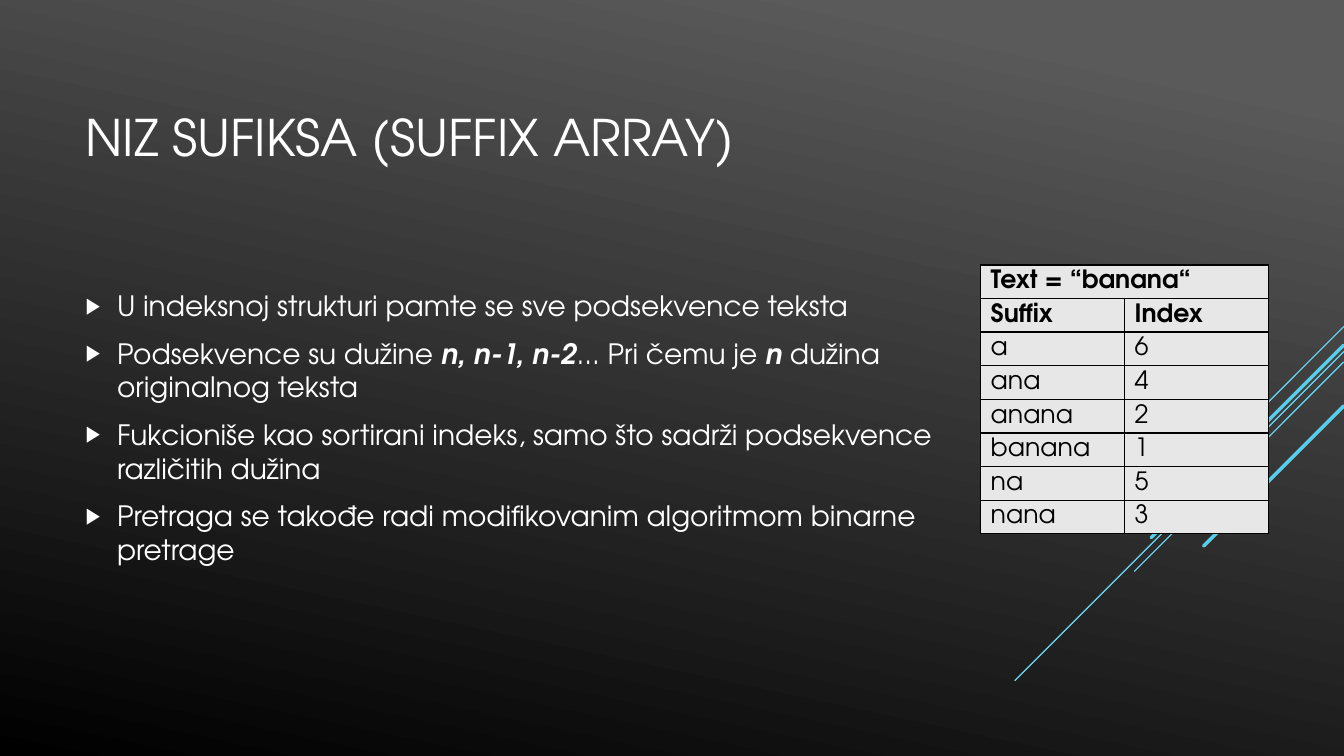
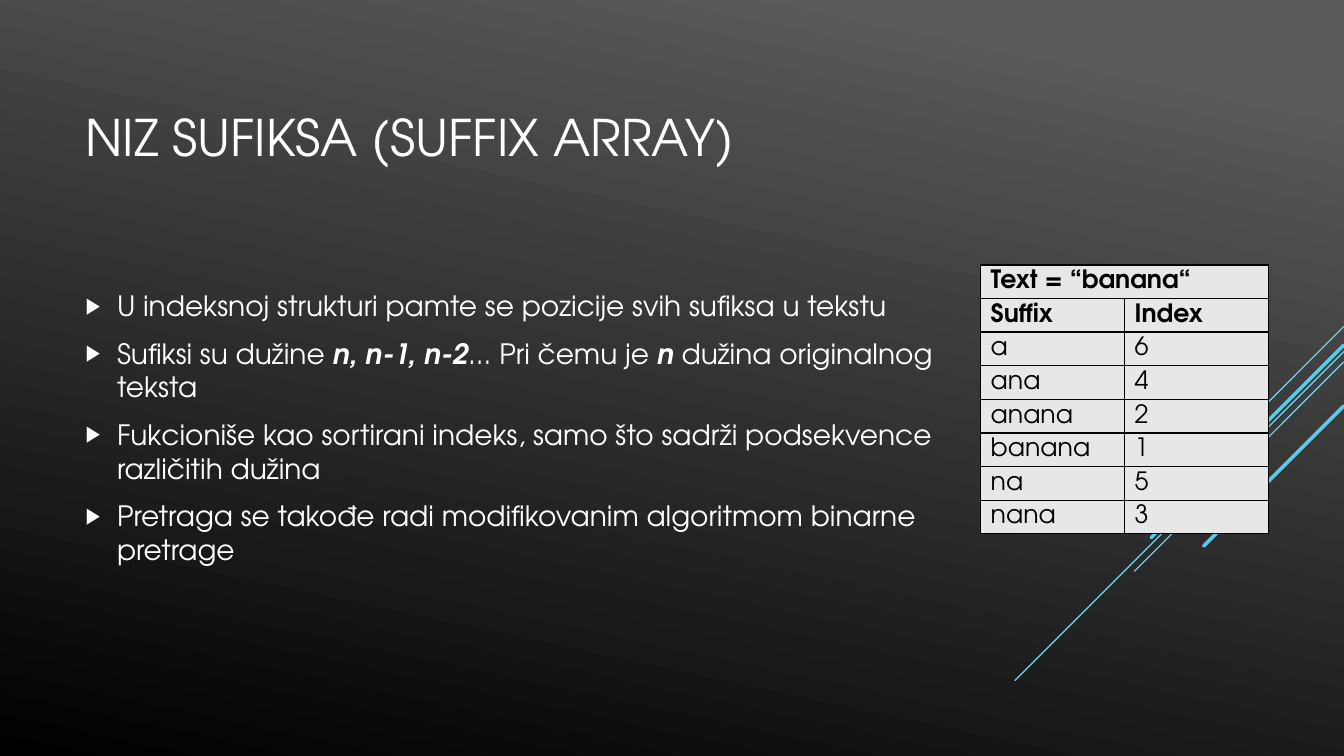
Before and after one commit to napoznata/GI_2019, a slide deck: slide 5 of Presentation/gi_presentation.pptx (slide 6 before the commit). Drawn at 1344x756 pixels with LibreOffice and Linux fonts; fonts in the diff are those of the drawing. Boxes give left, top, right and bottom in pixels: in the first picture for what was removed or moved away, otherwise in the second. Text is boxed around its words. In the diff, an @@ line names an element or a change of style, - is before the commit and + after.

Commit message:
added suffix tree and index hash explanations

```diff
--- a/Presentation/gi_presentation.pptx
+++ b/Presentation/gi_presentation.pptx
@@ text at (x1=117, y1=295, x2=932, y2=398): text changed @@
-▶ U indeksnoj strukturi pamte se sve podsekvence teksta
-▶ Podsekvence su dužine n, n-1, n-2... Pri čemu je n dužina originalnog teksta
+▶ U indeksnoj strukturi pamte se pozicije svih sufiksa u tekstu
+▶ Sufiksi su dužine n, n-1, n-2... Pri čemu je n dužina originalnog teksta
```
Also in this commit, not shown: 3 other slides changed, 1 slide added.
